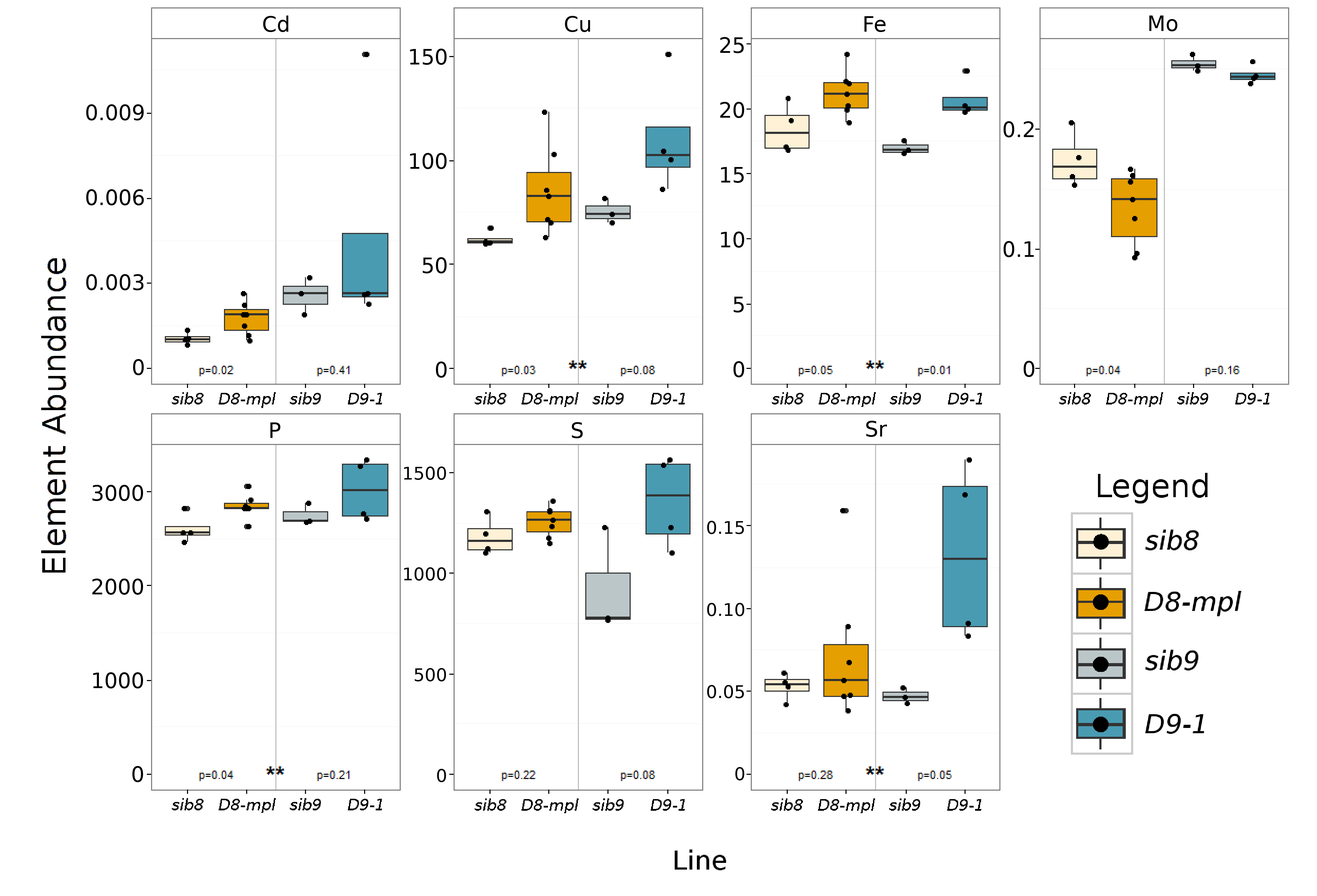
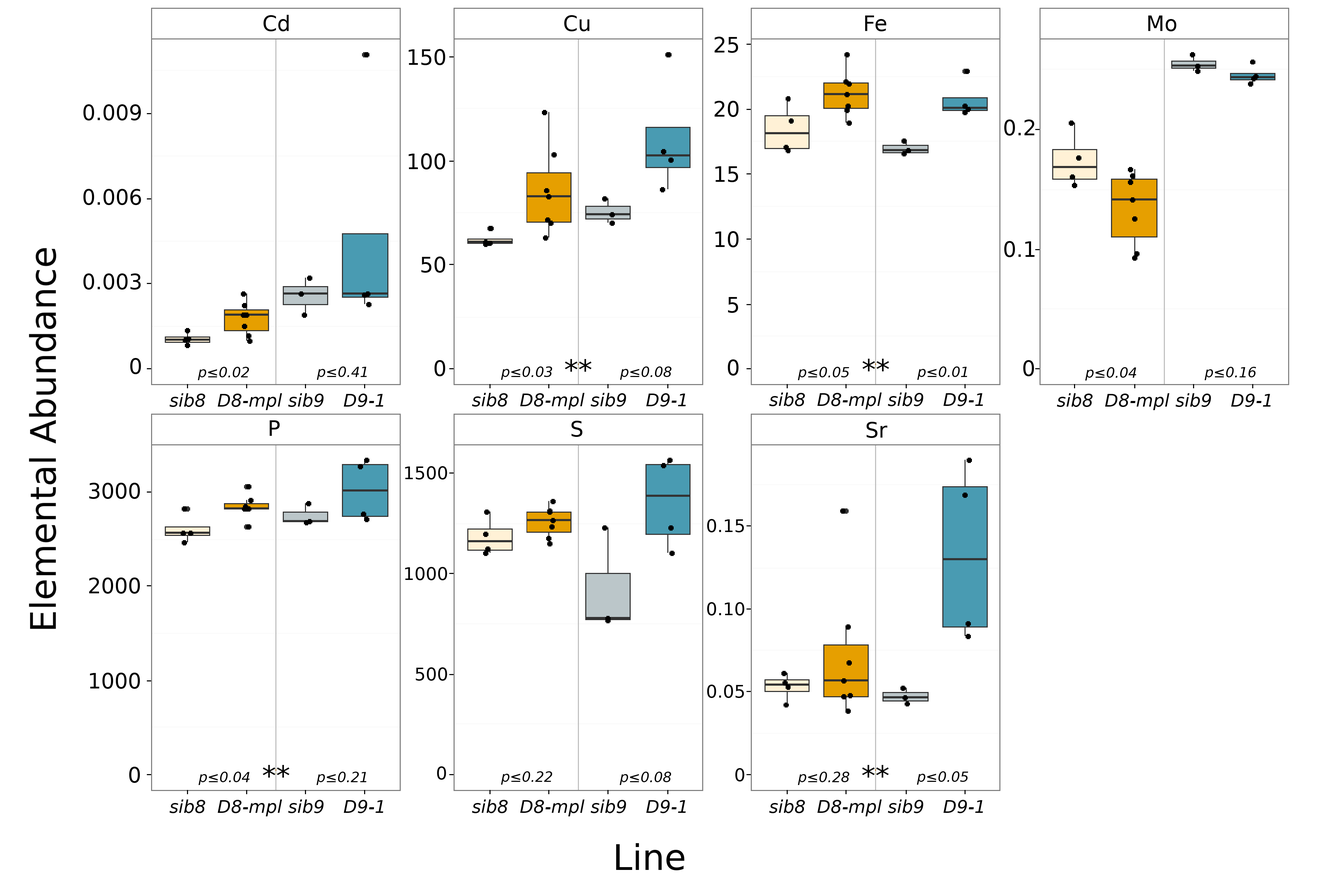
Revision of a layered 1317×896 image; what changed, layer by layer:
added layer "Transformation" above "Sr" over [28, 247, 57, 629]
removed layer "0.15 ..." over [707, 520, 745, 781]
removed layer "1500 ..." over [403, 466, 447, 782]
removed layer "3000 ..." over [92, 484, 144, 782]
removed layer "25 ..." over [720, 36, 745, 378]
removed layer "150 ..." over [409, 48, 447, 378]
removed layer "0.009 ..." over [85, 104, 145, 376]
added group "Layer Group #1" with 35 layers above "pvals" over [169, 392, 1271, 816]
added group "Layer Group copy #2" with 4 layers in group "Layer Group #1" over [769, 392, 984, 410]
moved "sib8 #1" into group "Layer Group copy", painted on it over [169, 392, 206, 813]
moved "D8-mpl #1" into group "Layer Group copy", painted on it over [217, 392, 283, 816]
moved "sib9 #1" into group "Layer Group copy", painted on it over [288, 392, 324, 813]
moved "D9-1 #1" into group "Layer Group copy", painted on it over [343, 393, 384, 813]
added group "Layer Group copy #3" with 4 layers in group "Layer Group #1" over [471, 392, 687, 410]
moved "sib8" into group "Layer Group", painted on it over [471, 529, 1199, 813]
moved "D8-mpl" into group "Layer Group", painted on it over [520, 590, 1242, 816]
moved "sib9" into group "Layer Group", painted on it over [590, 649, 1199, 813]
moved "D9-1" into group "Layer Group", painted on it over [646, 713, 1205, 813]
added group "pvals" with 18 layers above "Elemental Abundance" over [197, 358, 1257, 785]
renamed "t" to "p≤0.02", moved it into group "pvals", painted on it over [197, 366, 1275, 657]
renamed "BKRD" to "p≤0.41", moved it into group "pvals", painted on it over [28, 7, 1290, 870]
renamed "Element Abundance" to "p≤0.01", moved it into group "pvals", painted on it over [35, 256, 968, 576]
removed layer "0.2 ..." over [1003, 121, 1035, 377]
renamed "Fig 9 - D8 D9 Boxplot.png" to "Background", painted on it over [28, 7, 1290, 870]
…and 85 more changes (69 added, 7 moved_by, 1 painted, 8 removed, 4 stack)
